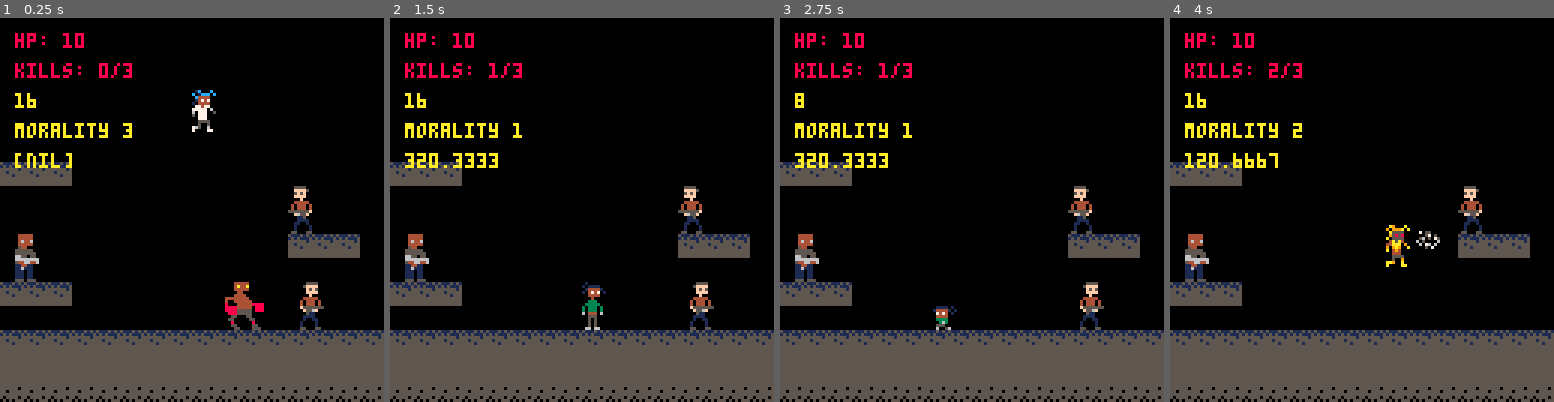
Above: before the commit, frames 1-4 (left to right).
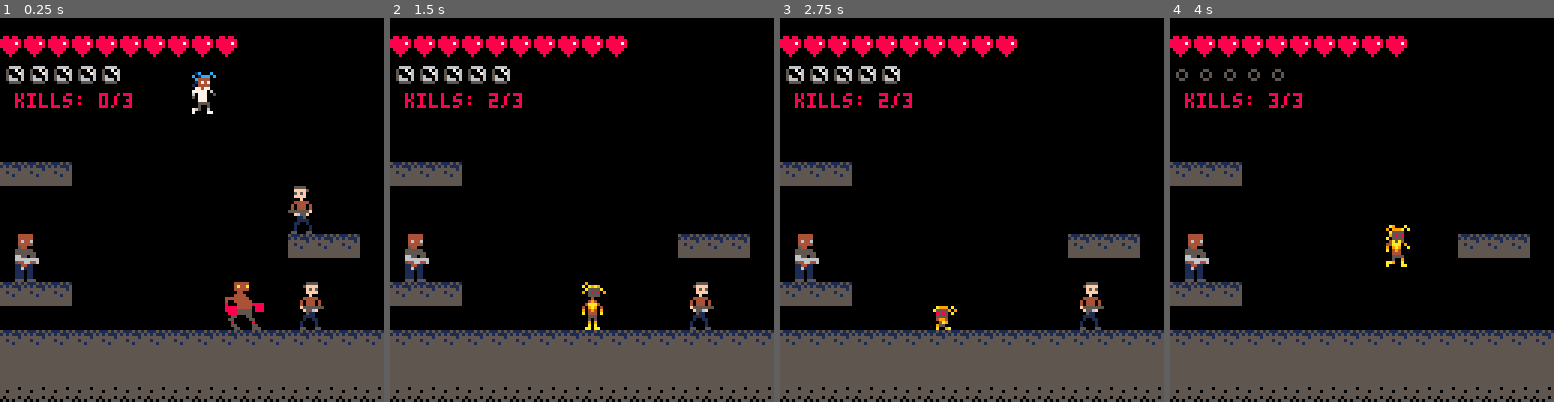
Above: after the commit, the same moments.

Repository: xMunchy/Mirror_Image
Game: PICO-8 cartridge prog.p8
The game is run twice, just before and just after one commit, with the same random seed, the same clock (stepped at 60 frames per second) and the same inputs.
Inputs:
- Up to frame 1 (0.25 s): no input
- Up to frame 2 (1.5 s): tap O (Z key) at 0.33, 0.7, 1.43 s
- Up to frame 3 (2.75 s): hold Left 1.97-2.37 s; tap O (Z key) at 2.22 s; hold Down from 2.42 s (still down)
- Up to frame 4 (4 s): release Down at 2.82 s; hold Right 2.87-3.53 s; tap O (Z key) at 3.1, 3.98 s; hold Up from 3.58 s (still down)

The runs differ from the first frame. In frame 1, 4.9% of the frame differs, in the area x 0-62%, y 3-40%; in frame 2, 5.1%, in the area x 0-82%, y 3-82%; in frame 3, 5.0%; in frame 4, 4.6%.

Commit message:
Add health and blast ammo indicator

Diff:
--- a/prog.p8
+++ b/prog.p8
@@ -10,6 +10,8 @@
  kill_limit = 3 --per level
 
  -- player static variables --
+ player = {}
+ player.max_hp = 10
  morality = {1,2,3}
  --sprites = {idle,walk1,walk2,crouch_idle,crouch_move,jump,attack}
  neutral_sprites = {1,3,4,2,18,5,6}
@@ -36,20 +38,22 @@
  good_ph = {16,16,16,8,8,16,16}
  pw = {neutral_pw,evil_pw,good_pw}
  ph = {neutral_ph,evil_ph,good_ph}
-
  --speed = {walking, crouching, jumping}
  neutral_speed = {32,16,32}
  evil_speed = {32,16,32}
  good_speed = {32,16,32}
  speed = {neutral_speed,evil_speed,good_speed}
-
+ --attribute sprites
+ --health_sp = {full,empty}
+ health_sp = {44,60}
+ --blast_sp = {full,empty}
+ blast_sp = {45,61}
   -- player current variables --
-  player = {}
   player.s = 1 --sprite
   player.s_w = 1 --sprite size
   player.s_h = 2
   player.w = 8 --size by pixels
-  player.h = 16
+  player.h = player.max_hp
   player.x = 0 --position
   player.y = 0
   player.flipped = false
@@ -211,8 +215,8 @@
 function player_hit(kb)
 player.x += kb
 player.hp -= 1
-player.is_stunned = true
-player.stun_start = time()
+--player.is_stunned = true
+--player.stun_start = time()
 end
 
 --[[
@@ -314,6 +318,28 @@
  for i=1,#blast do
   spr(blast.s,blast[i].x,blast[i].y,blast.s_w,blast.s_h,blast[i].flipped)
  end
+end
+
+function display_hp()
+  for i=1,player.max_hp do
+    if i<= player.hp then
+      spr(health_sp[1],(i-1)*8,5)
+    else
+      spr(health_sp[2],(i-1)*8,5)
+    end
+  end
+end
+
+function display_blimit()
+  for i=1,blast.limit do
+    if (not blast[i] or --if blast[i] doesn't exist
+       blast[i].y < 0) and
+       player.lvl_killc<kill_limit then --blast[i] is done
+      spr(blast_sp[1],(blast.limit-i)*8,15)
+    else
+      spr(blast_sp[2],(blast.limit-i)*8,15)
+    end
+  end
 end
 -->8
 --enemies
@@ -601,6 +627,7 @@
   end
   player.speed = speed[player.morality][1] --walking speed
  end
+ --shoot
  if btnp(4) and
     player.lvl_killc<kill_limit
     then
@@ -620,12 +647,10 @@
  map(0,0,0,0)
  display_enemies()
  display_blasts()
+ display_hp()
+ display_blimit()
  spr(player.s,player.x,player.y,player.s_w,player.s_h,player.flipped)
- print("hp: "..player.hp,5,5,8)
- print("kills: "..player.tot_kills.."/3",5,15,8)
- print(player.h, 5, 25,10)
- print("morality "..player.morality,5,35,10)
- print(dab,5,45,10)
+ print("kills: "..player.tot_kills.."/3",5,25,8)
 end
 __gfx__
 00000000010000000101111001000000010000000110001001000000005555000044444000000444440000000055550000444440000000444440000000000000
